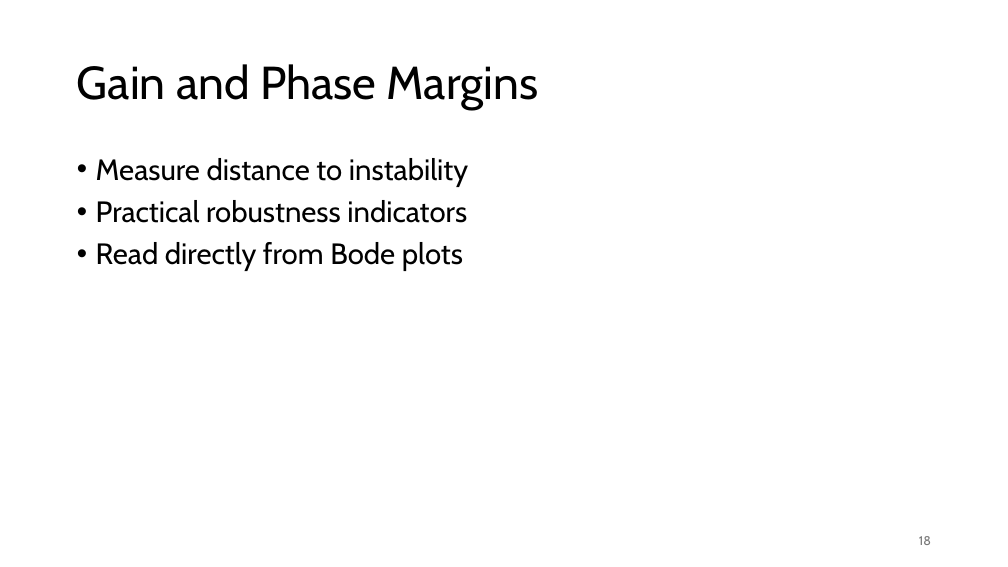
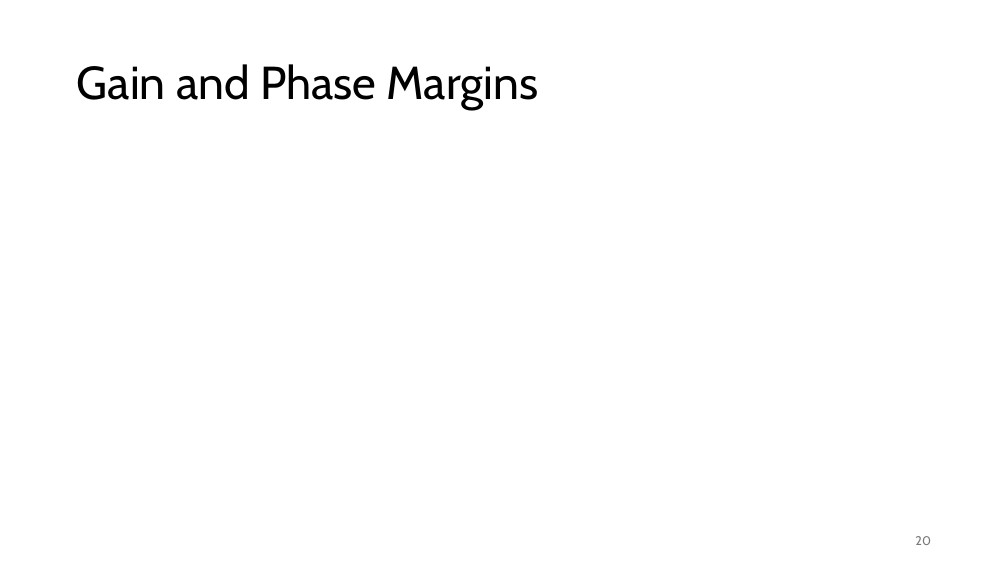
Before and after one commit to FelixWick/control_engineering, a slide deck: slide 20 of slides/4_stability.pptx (slide 18 before the commit). Drawn at 1008x567 pixels with LibreOffice and Linux fonts; fonts in the diff are those of the drawing; grey boxes stand for pictures. Boxes give left, top, right and bottom in pixels: in the first picture for what was removed or moved away, otherwise in the second. Text is boxed around its words. In the diff, an @@ line names an element or a change of style, - is before the commit and + after.

Commit message:
gain and phase margins

```diff
--- a/slides/4_stability.pptx
+++ b/slides/4_stability.pptx
@@ text removed at (96,158,468,271) @@
-• Measure distance to instability
-• Practical robustness indicators
-• Read directly from Bode plots
@@ page number at (915,536,931,545): text changed @@
-18
+20
```
Also in this commit, not shown: 1 other slide changed, 3 slides added, 5 other files.
